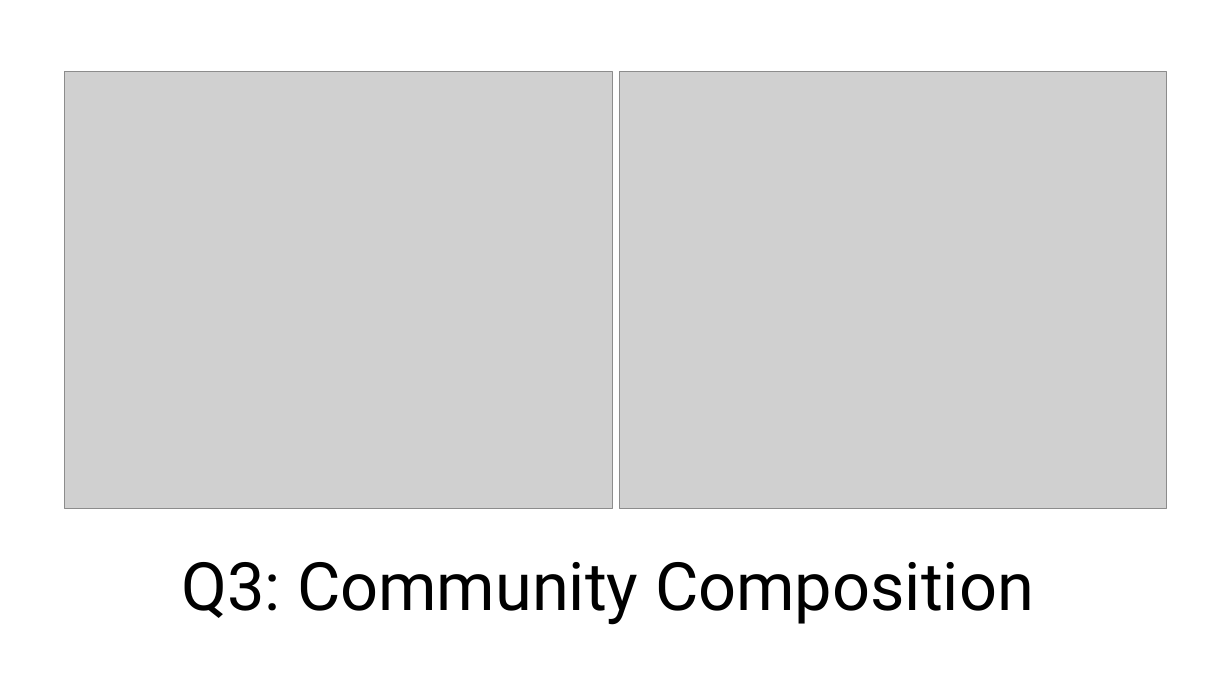
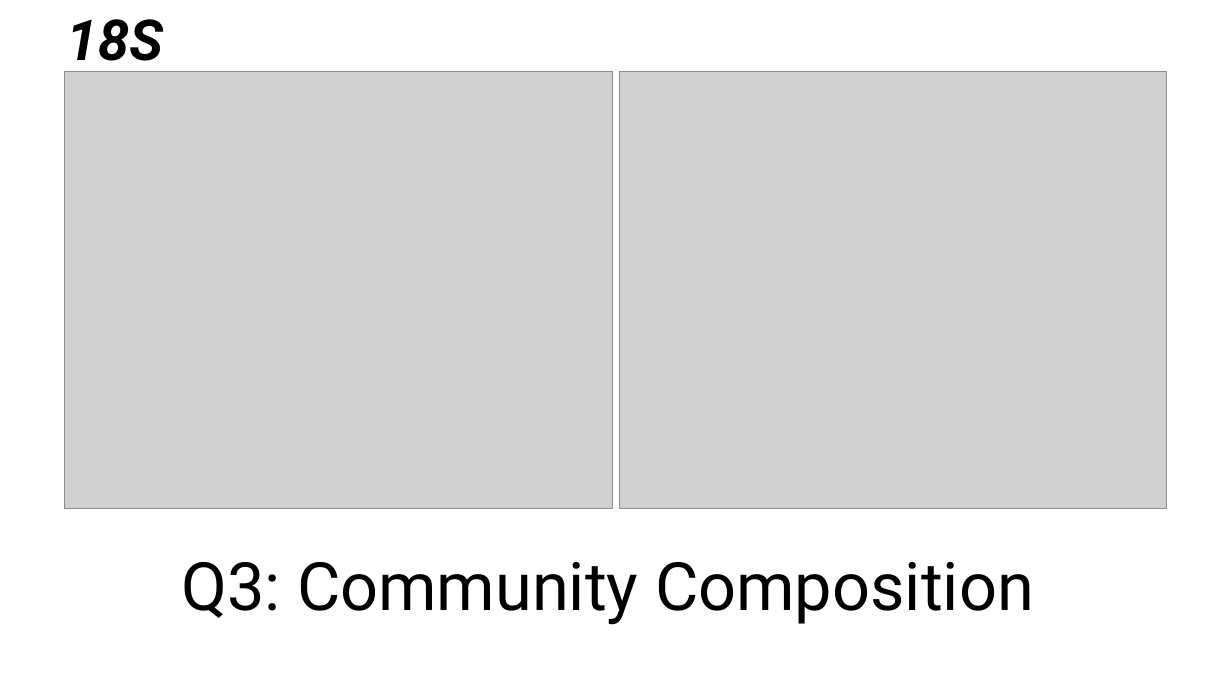
Before and after one commit to DanteCapone/cceZoopPatterns, a slide deck: slide 9 of drafts/powerpoint_plots.pptx. Drawn at 1232x693 pixels with LibreOffice and Linux fonts; fonts in the diff are those of the drawing; grey boxes stand for pictures. Boxes give left, top, right and bottom in pixels: in the first picture for what was removed or moved away, otherwise in the second. Text is boxed around its words. In the diff, an @@ line names an element or a change of style, - is before the commit and + after.

```diff
--- a/drafts/powerpoint_plots.pptx
+++ b/drafts/powerpoint_plots.pptx
@@ text added at (66, 19, 162, 74), 44 pt, text #000000, bold, italic @@
+18S
```
Also in this commit, not shown: 5 other slides changed, 7 slides added, 7 slides removed, 21 other files.
